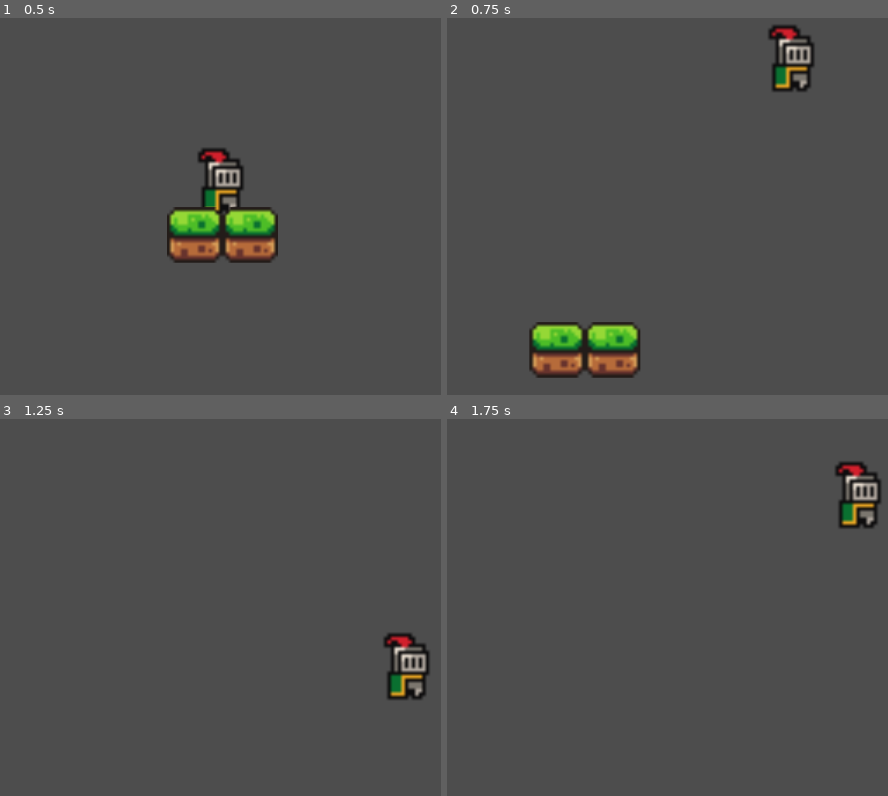
Above: before the commit, frames 1-4 (two rows, left to right).
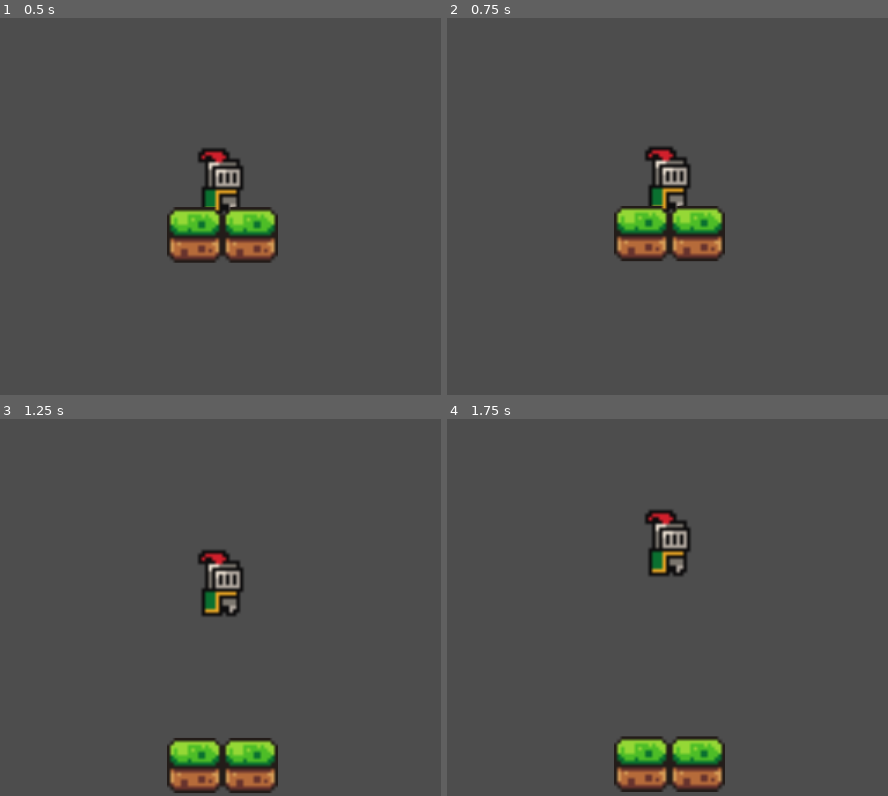
Above: after the commit, the same moments.

Repository: TheRealHeli4m/LilGuyBigWorld
Game: Godot game, scene res://Scenes/game.tscn
Two runs of this game, one before a commit and one after it. Both use one fixed random seed, a clock stepped at 60 frames per second and the inputs below.
Inputs:
- Up to frame 1 (0.5 s): no input
- Up to frame 2 (0.75 s): tap Enter (ui_accept) at 0.5, 0.6 s; hold Right (ui_right) from 0.53 s (still down)
- Up to frame 3 (1.25 s): keep holding Right (ui_right); tap Space (jump, bound only after the commit) at 0.77, 0.8, 1.07 s
- Up to frame 4 (1.75 s): keep holding Right (ui_right); tap Space (jump, bound only after the commit) at 1.35, 1.52 s; tap Enter (ui_accept) at 1.55 s

Frame 1 is identical in both runs. In frame 2, 9.6% of the frame differs, in the area x 18-84%, y 1-96%; in frame 3, 6.2%; in frame 4, 6.2%.

Commit message:
Add jump buffering and coyote timers

Diff:
--- a/Scenes/little_guy.tscn
+++ b/Scenes/little_guy.tscn
@@ -30,3 +30,11 @@
 [node name="CollisionShape2D" type="CollisionShape2D" parent="." unique_id=941323162]
 position = Vector2(0, 4)
 shape = SubResource("RectangleShape2D_cqgho")
+
+[node name="JumpBuffering" type="Timer" parent="." unique_id=2064193373]
+wait_time = 0.1
+one_shot = true
+
+[node name="CoyoteTimer" type="Timer" parent="." unique_id=164373582]
+wait_time = 0.1
+one_shot = true
--- a/Scripts/little_guy.gd
+++ b/Scripts/little_guy.gd
@@ -1,25 +1,36 @@
 extends CharacterBody2D
 
+@onready var coyoteTimer = $CoyoteTimer
+@onready var jBuffTimer = $JumpBuffering
+@onready var was_on_floor: bool
+@onready var canJump: bool
 
-const SPEED = 300.0
-const JUMP_VELOCITY = -400.0
+const SPEED = 200.0
+const JUMP_VELOCITY = -300.0
 
+# i think there MIGHT be something redundant in here but it works so im not gonna fix it for now
+func _physics_process(delta: float) -> void:
+	if is_on_floor(): canJump = true
+	if not is_on_floor():
+		velocity += get_gravity() * delta # gravity
+		canJump = false
 
-func _physics_process(delta: float) -> void:
-	# Add the gravity.
-	if not is_on_floor():
-		velocity += get_gravity() * delta
+	if was_on_floor and !is_on_floor() and velocity.y > 0:
+		coyoteTimer.start()
 
-	# Handle jump.
-	if Input.is_action_just_pressed("ui_accept") and is_on_floor():
+	if Input.is_action_just_pressed("jump") and not is_on_floor() and !canJump:
+		jBuffTimer.start()
+
+	if (Input.is_action_just_pressed("jump") or !jBuffTimer.is_stopped()) and (canJump or !coyoteTimer.is_stopped()):
 		velocity.y = JUMP_VELOCITY
+		canJump = false
+		coyoteTimer.stop()
 
-	# Get the input direction and handle the movement/deceleration.
-	# As good practice, you should replace UI actions with custom gameplay actions.
-	var direction := Input.get_axis("ui_left", "ui_right")
+	var direction := Input.get_axis("move_left", "move_right")
 	if direction:
 		velocity.x = direction * SPEED
 	else:
 		velocity.x = move_toward(velocity.x, 0, SPEED)
 
+	was_on_floor = is_on_floor()
 	move_and_slide()
--- a/project.godot
+++ b/project.godot
@@ -15,6 +15,28 @@
 config/features=PackedStringArray("4.7", "Forward Plus")
 config/icon="res://icon.svg"
 
+[editor_plugins]
+
+enabled=PackedStringArray("res://addons/godot_super-wakatime/plugin.cfg")
+
+[input]
+
+move_right={
+"deadzone": 0.2,
+"events": [Object(InputEventKey,"resource_local_to_scene":false,"resource_name":"","device":-1,"window_id":0,"alt_pressed":false,"shift_pressed":false,"ctrl_pressed":false,"meta_pressed":false,"pressed":false,"keycode":0,"physical_keycode":68,"key_label":0,"unicode":100,"location":0,"echo":false,"script":null)
+]
+}
+move_left={
+"deadzone": 0.2,
+"events": [Object(InputEventKey,"resource_local_to_scene":false,"resource_name":"","device":-1,"window_id":0,"alt_pressed":false,"shift_pressed":false,"ctrl_pressed":false,"meta_pressed":false,"pressed":false,"keycode":0,"physical_keycode":65,"key_label":0,"unicode":97,"location":0,"echo":false,"script":null)
+]
+}
+jump={
+"deadzone": 0.2,
+"events": [Object(InputEventKey,"resource_local_to_scene":false,"resource_name":"","device":-1,"window_id":0,"alt_pressed":false,"shift_pressed":false,"ctrl_pressed":false,"meta_pressed":false,"pressed":false,"keycode":0,"physical_keycode":32,"key_label":0,"unicode":32,"location":0,"echo":false,"script":null)
+]
+}
+
 [physics]
 
 3d/physics_engine="Jolt Physics"
